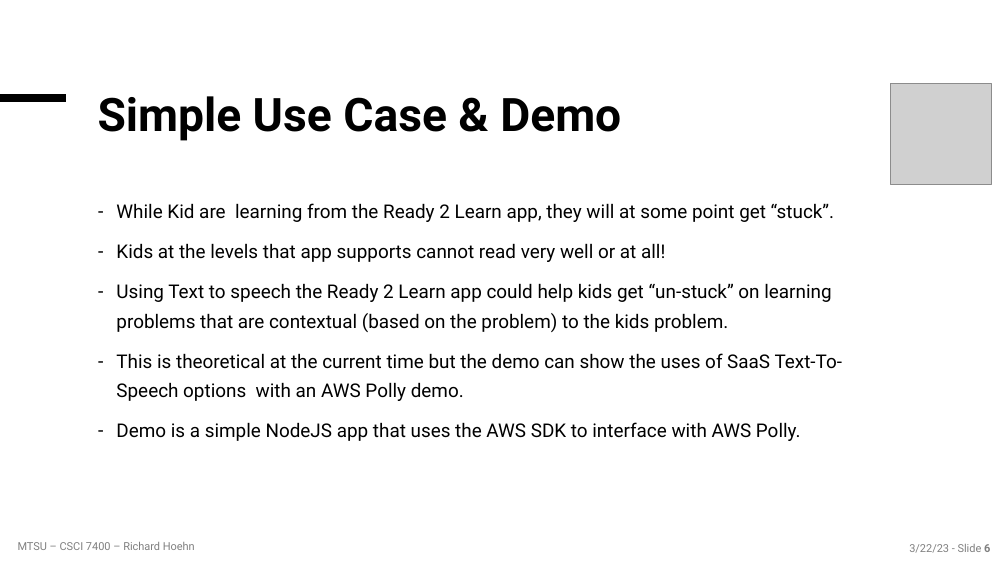
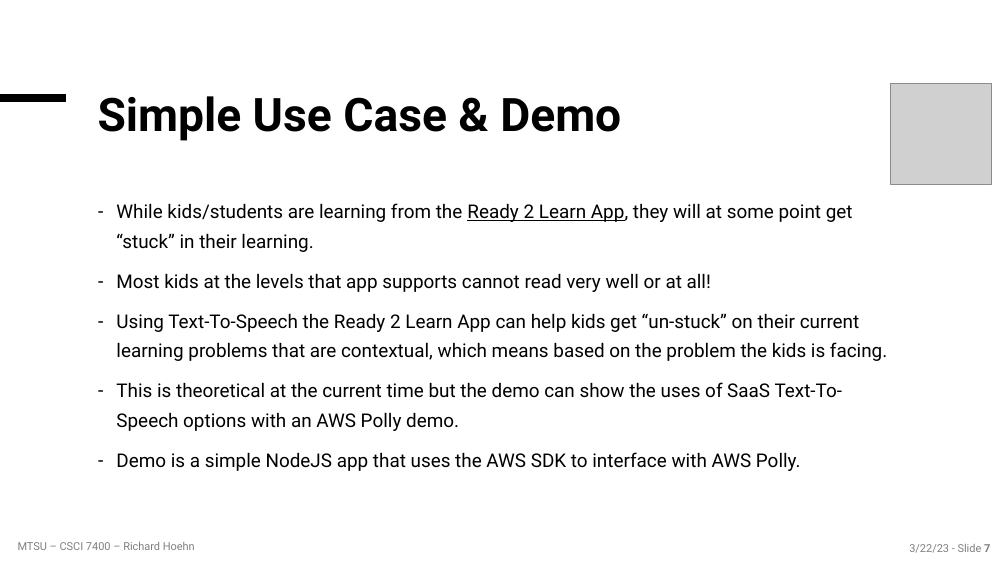
Before and after one commit to richardhoehn/mtsu.csci.7400.assignment02, a slide deck: slide 7 of presentation/HoehnAssignment2_Polly.pptx (slide 6 before the commit). Drawn at 1008x567 pixels with LibreOffice and Linux fonts; fonts in the diff are those of the drawing; grey boxes stand for pictures; background and template pictures are left out. Boxes give left, top, right and bottom in pixels: in the first picture for what was removed or moved away, otherwise in the second. Text is boxed around its words. In the diff, an @@ line names an element or a change of style, - is before the commit and + after.

```diff
--- a/presentation/HoehnAssignment2_Polly.pptx
+++ b/presentation/HoehnAssignment2_Polly.pptx
@@ text at [116,203,887,361]: text changed @@
-– While Kid are learning from the Ready 2 Learn app, they will at some point get “stuck”.
-– Kids at the levels that app supports cannot read very well or at all!
-– Using Text to speech the Ready 2 Learn app could help kids get “un-stuck” on learning problems that are contextual (based on the problem) to the kids problem.
+– While kids/students are learning from the Ready 2 Learn App, they will at some point get “stuck” in their learning.
+– Most kids at the levels that app supports cannot read very well or at all!
+– Using Text-To-Speech the Ready 2 Learn App can help kids get “un-stuck” on their current learning problems that are contextual, which means based on the problem the kids is facing.
@@ text at [909,544,990,553]: text changed @@
-3/22/23 - Slide 6
+3/22/23 - Slide 7
```
Also in this commit, not shown: 3 other slides changed, 3 slides added, 1 slide removed, 8 other files.
